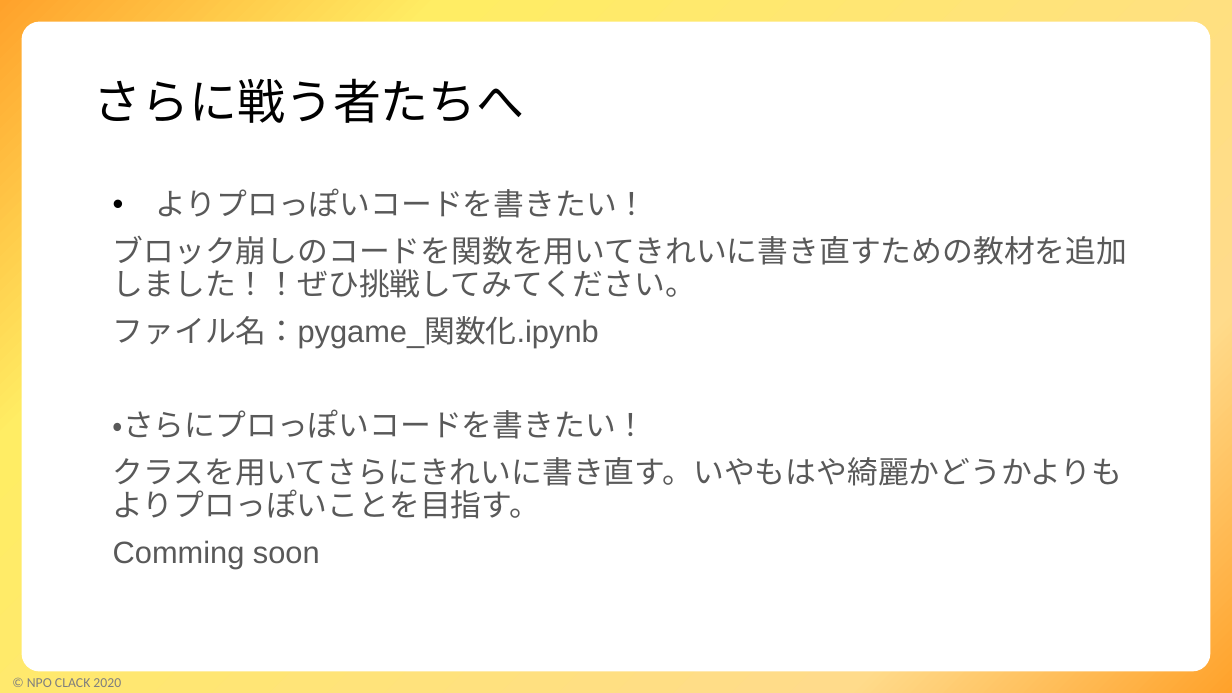
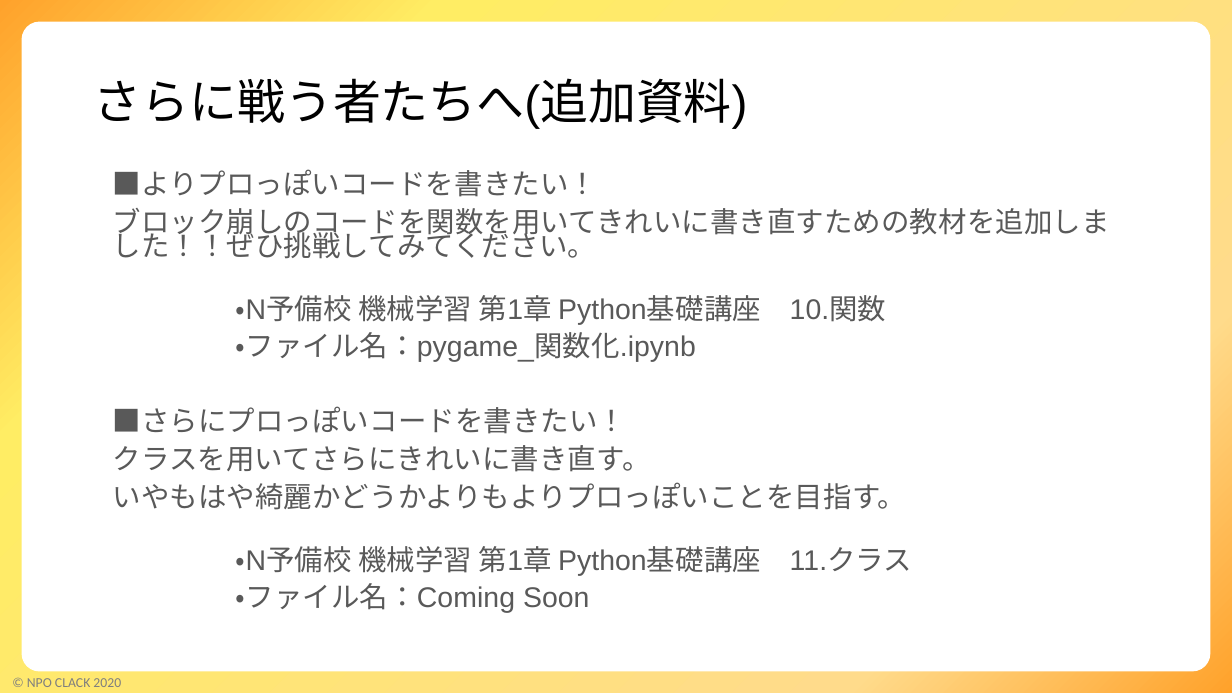
Before and after one commit to npo-clack/pygame, a slide deck: slide 10 of ゲームコース説明.pptx (slide 9 before the commit). Drawn at 1232x693 pixels with LibreOffice and Linux fonts; fonts in the diff are those of the drawing; background and template pictures are left out. Boxes give left, top, right and bottom in pixels: in the first picture for what was removed or moved away, otherwise in the second. Text is boxed around its words. In the diff, an @@ line names an element or a change of style, - is before the commit and + after.

Commit message:
チャート追加

```diff
--- a/ゲームコース説明.pptx
+++ b/ゲームコース説明.pptx
@@ title at (94,78,748,129): text changed @@
-さらに戦う者たちへ
+さらに戦う者たちへ(追加資料)
@@ text "■よりプロっぽいコードを書きたい！": place and size @@
-text "■よりプロっぽいコードを書きたい！" at (113,188,1128,569)
+text "■よりプロっぽいコードを書きたい！" at (113,169,1110,613)
@@ text at (113,169,597,197): text changed; size 18 to 16.6 pt @@
-• よりプロっぽいコードを書きたい！
+■よりプロっぽいコードを書きたい！
@@ text at (113,208,1110,259): size 18 to 16.6 pt in "ブロック崩しのコードを関数を用いてきれいに書き直すための教材を追加しました！！ぜひ挑戦してみてください。"; line spacing 0.9 to 0.7 @@
@@ text at (113,295,906,613): text changed; size 18 to 16.6 pt @@
-ファイル名：pygame_関数化.ipynb
-・さらにプロっぽいコードを書きたい！
-クラスを用いてさらにきれいに書き直す。いやもはや綺麗かどうかよりもよりプロっぽいことを目指す。
-Comming soon
+・N予備校 機械学習 第1章 Python基礎講座 10.関数
+・ファイル名：pygame_関数化.ipynb
+■さらにプロっぽいコードを書きたい！
+クラスを用いてさらにきれいに書き直す。
+いやもはや綺麗かどうかよりもよりプロっぽいことを目指す。
+・N予備校 機械学習 第1章 Python基礎講座 11.クラス
+・ファイル名：Coming Soon
```
Also in this commit, not shown: 2 other slides changed, 1 slide added.
